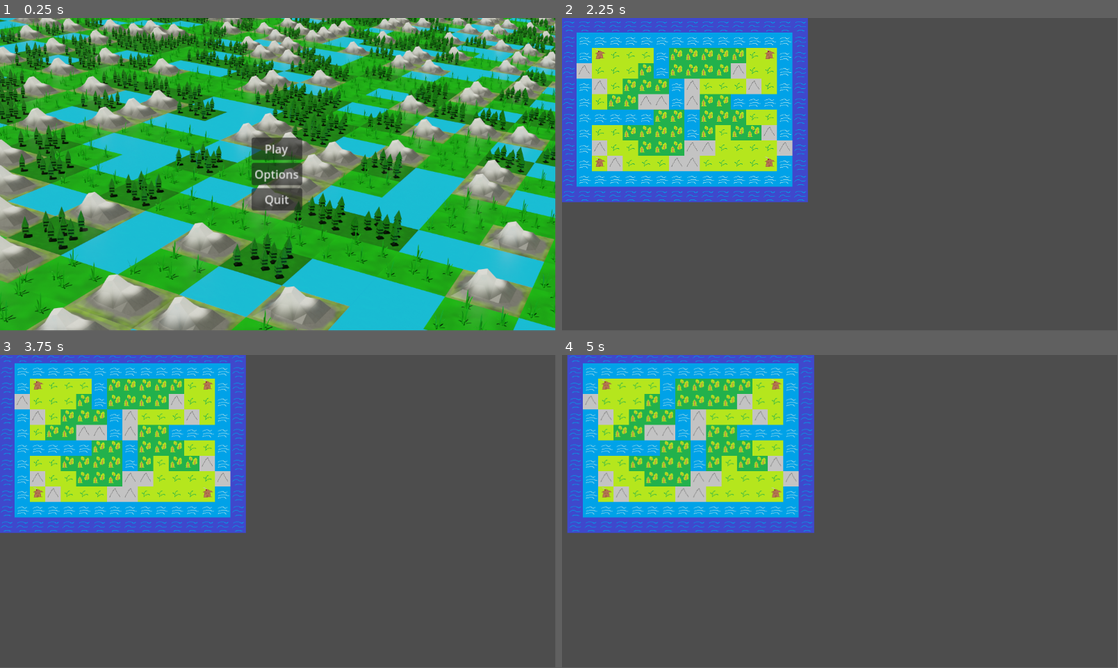
Above: before the commit, frames 1-4 (two rows, left to right).
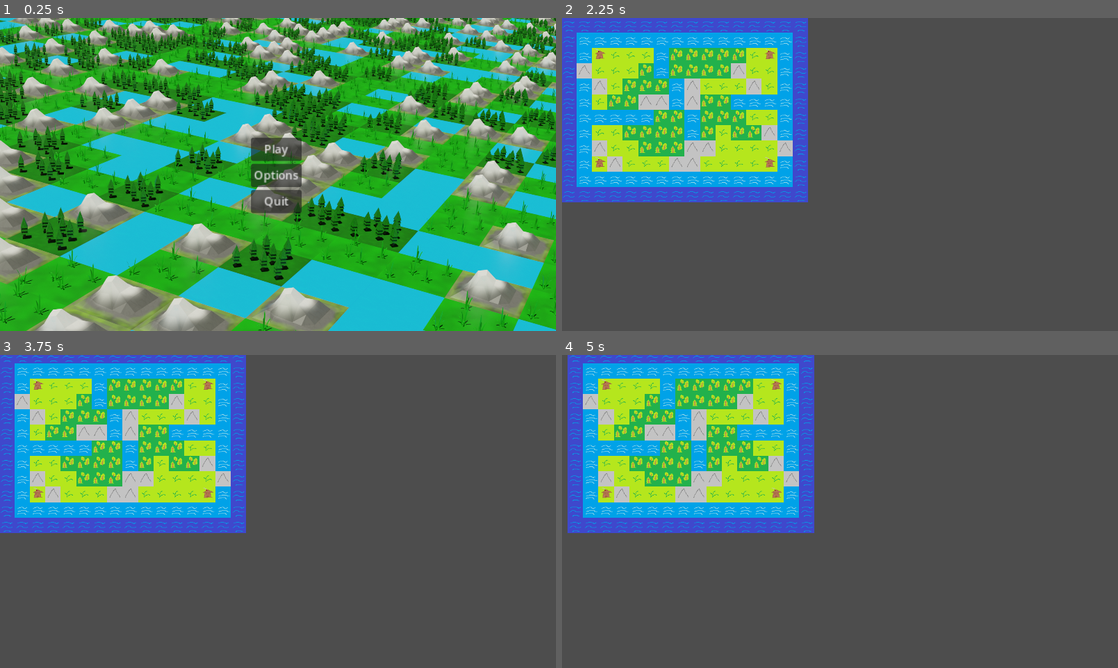
Above: after the commit, the same moments.

Repository: AiJay11/ZPDTestGitHub
Game: Godot game, scene res://scenes/Menu.tscn
Two runs of this game, one before a commit and one after it. Both use one fixed random seed, a clock stepped at 60 frames per second and the inputs below.
Inputs (mouse positions are in pixels of both pictures, inside the frame that each line leads up to):
- Up to frame 1 (0.25 s): no input
- Up to frame 2 (2.25 s): click "Options" at 0.5 s; click "Back" at 1.25 s; click "Play" at 2 s
- Up to frame 3 (3.75 s): tap Enter at 2.75 s; move the mouse to (400, 495) at 2.77 s; click (400, 495) at 2.85 s; tap Space at 3.5 s; move the mouse to (166, 527) at 3.52 s; tap Down (move_camera_down) at 3.6 s
- Up to frame 4 (5 s): tap Enter at 4.25 s; move the mouse to (895, 442) at 4.27 s; tap Left (move_camera_left) at 4.35 s
The window is 799x449 before the commit and 800x450 after it. Grey fills any space a smaller window leaves; there, only what the larger window draws over its background counts as a difference.

The runs differ from the first frame. In frame 1, 18% of the frame differs, in the area x 0-100%, y 0-100%; in frame 2, 3.0%; in frame 3, 2.8%; in frame 4, 3.1%.

Commit message:
nothing
options look

Diff:
--- a/Scripts/Camera2D.gd
+++ b/Scripts/Camera2D.gd
@@ -16,8 +16,8 @@
 	position += input * camera_move_speed * delta
 
 	var camera_zoom_speed = 2
-	var min_zoom = 0.5
-	var max_zoom = 10
+	var min_zoom = 1
+	var max_zoom = 9
 	var zoom_direction
 	zoom_direction = Input.get_axis("zoom_out","zoom_in")
 	var zoom_change = camera_zoom_speed * zoom_direction * delta
--- a/Scripts/Options.gd
+++ b/Scripts/Options.gd
@@ -1,5 +1,41 @@
 extends Control
 
 
-func _on_back_pressed():
+func _on_volume_changed():
+	pass # Replace with function body.
+
+
+func _on_music_changed():
+	pass # Replace with function body.
+
+
+func _on_full_screen_pressed():
+	pass # Replace with function body.
+
+
+func _on_window_pressed():
+	pass # Replace with function body.
+
+
+func _on_v_sync_check_box_pressed():
+	pass # Replace with function body.
+
+
+func _on_latvian_pressed():
+	pass # Replace with function body.
+
+
+func _on_english_pressed():
+	pass # Replace with function body.
+
+
+func _on_back_button_pressed():
 	get_tree().change_scene_to_file("res://scenes/Menu.tscn")
+
+
+func _on_apply_button_pressed():
+	pass # Replace with function body.
+
+
+func _on_reset_button_pressed():
+	pass # Replace with function body.
--- a/project.godot
+++ b/project.godot
@@ -14,6 +14,13 @@
 run/main_scene="res://scenes/Menu.tscn"
 config/features=PackedStringArray("4.2", "GL Compatibility")
 config/icon="res://icon.svg"
+
+[display]
+
+window/size/mode=2
+window/stretch/mode="canvas_items"
+window/vsync/vsync_mode=0
+window/stretch/aspect="keep"
 
 [input]
 
--- a/scenes/Menu.tscn
+++ b/scenes/Menu.tscn
@@ -51,6 +51,10 @@
 layout_mode = 2
 text = "Quit"
 
+[node name="Camera2D" type="Camera2D" parent="."]
+position = Vector2(580, 323)
+scale = Vector2(0.608854, 0.613889)
+
 [connection signal="pressed" from="MarginContainer/VBoxContainer/Play" to="." method="_on_play_pressed"]
 [connection signal="pressed" from="MarginContainer/VBoxContainer/Options" to="." method="_on_options_pressed"]
 [connection signal="pressed" from="MarginContainer/VBoxContainer/Quit" to="." method="_on_quit_pressed"]
--- a/scenes/Options.tscn
+++ b/scenes/Options.tscn
@@ -1,46 +1,162 @@
-[gd_scene load_steps=3 format=3 uid="uid://43mbhhiifoc2"]
+[gd_scene load_steps=2 format=3 uid="uid://43mbhhiifoc2"]
 
 [ext_resource type="Script" path="res://Scripts/Options.gd" id="1_t825q"]
-[ext_resource type="Texture2D" uid="uid://dqg8ymqrwm8f0" path="res://assets/tiles_in_grid.png" id="2_o4cv3"]
 
-[node name="Options" type="Control"]
+[node name="SettingsMenu" type="Control"]
 layout_mode = 3
-anchors_preset = 15
-anchor_right = 1.0
-anchor_bottom = 1.0
+anchors_preset = 0
+offset_right = 920.0
+offset_bottom = 590.0
+size_flags_horizontal = 4
+size_flags_vertical = 0
+script = ExtResource("1_t825q")
+
+[node name="ColorRect" type="ColorRect" parent="."]
+layout_mode = 1
+anchors_preset = -1
+anchor_right = 1.254
+anchor_bottom = 1.095
+offset_left = -32.0
+offset_top = -26.0
+offset_right = 32.3199
+offset_bottom = 33.95
 grow_horizontal = 2
 grow_vertical = 2
-script = ExtResource("1_t825q")
+color = Color(0.415686, 0.415686, 0.415686, 1)
 
-[node name="TilesInGrid" type="Sprite2D" parent="."]
-position = Vector2(579.5, 324.5)
-scale = Vector2(0.608854, 0.613889)
-texture = ExtResource("2_o4cv3")
+[node name="VBoxContainer" type="VBoxContainer" parent="."]
+layout_mode = 1
+offset_left = 26.0
+offset_top = 19.0
+offset_right = 425.0
+offset_bottom = 361.0
+scale = Vector2(1.5, 1.5)
 
-[node name="MarginContainer" type="MarginContainer" parent="."]
+[node name="MasterVolume" type="HBoxContainer" parent="VBoxContainer"]
+layout_mode = 2
+size_flags_vertical = 2
+
+[node name="VolumeLabel" type="Label" parent="VBoxContainer/MasterVolume"]
+layout_mode = 2
+size_flags_horizontal = 2
+text = "Master Volume"
+
+[node name="Volume" type="HSlider" parent="VBoxContainer/MasterVolume"]
+layout_mode = 2
+size_flags_horizontal = 3
+size_flags_vertical = 8
+
+[node name="Music Volume" type="HBoxContainer" parent="VBoxContainer"]
+layout_mode = 2
+size_flags_vertical = 2
+
+[node name="MusicLabel" type="Label" parent="VBoxContainer/Music Volume"]
+layout_mode = 2
+size_flags_horizontal = 2
+text = "Music Volume"
+
+[node name="Music" type="HSlider" parent="VBoxContainer/Music Volume"]
+layout_mode = 2
+size_flags_horizontal = 3
+size_flags_vertical = 4
+
+[node name="DisplayContainer" type="HBoxContainer" parent="VBoxContainer"]
+layout_mode = 2
+size_flags_vertical = 2
+
+[node name="DisplayLabel" type="Label" parent="VBoxContainer/DisplayContainer"]
+layout_mode = 2
+text = "Display"
+
+[node name="FullScreen" type="Button" parent="VBoxContainer/DisplayContainer"]
+layout_mode = 2
+size_flags_horizontal = 8
+text = "Fullscreen"
+
+[node name="Window" type="Button" parent="VBoxContainer/DisplayContainer"]
+layout_mode = 2
+text = "Window"
+
+[node name="VSyncContainer" type="HBoxContainer" parent="VBoxContainer"]
+layout_mode = 2
+size_flags_vertical = 2
+
+[node name="VSyncLabel" type="Label" parent="VBoxContainer/VSyncContainer"]
+layout_mode = 2
+text = "V-Sync"
+
+[node name="V-Sync CheckBox" type="CheckBox" parent="VBoxContainer/VSyncContainer"]
+layout_mode = 2
+
+[node name="LanguagContainer" type="HBoxContainer" parent="VBoxContainer"]
+layout_mode = 2
+size_flags_horizontal = 0
+size_flags_vertical = 0
+
+[node name="LanguageLabel" type="Label" parent="VBoxContainer/LanguagContainer"]
+layout_mode = 2
+text = "Language"
+
+[node name="Latvian" type="Button" parent="VBoxContainer/LanguagContainer"]
+layout_mode = 2
+text = "Latvian"
+
+[node name="English" type="Button" parent="VBoxContainer/LanguagContainer"]
+layout_mode = 2
+text = "English"
+
+[node name="BackButton" type="Button" parent="."]
 layout_mode = 1
 anchors_preset = 2
 anchor_top = 1.0
 anchor_bottom = 1.0
-offset_left = 9.0
-offset_top = -73.0
-offset_right = 57.0
-offset_bottom = -41.0
+offset_left = 768.0
+offset_top = -33.0
+offset_right = 813.0
+offset_bottom = -2.0
 grow_vertical = 0
 scale = Vector2(2, 2)
-
-[node name="VBoxContainer" type="VBoxContainer" parent="MarginContainer"]
-layout_mode = 2
-
-[node name="Back" type="Button" parent="MarginContainer/VBoxContainer"]
-layout_mode = 2
-size_flags_horizontal = 0
-size_flags_vertical = 8
 text = "Back"
 
-[node name="HBoxContainer" type="HBoxContainer" parent="."]
-layout_mode = 0
-offset_right = 40.0
-offset_bottom = 40.0
+[node name="ApplyButton" type="Button" parent="."]
+layout_mode = 1
+anchors_preset = 3
+anchor_left = 1.0
+anchor_top = 1.0
+anchor_right = 1.0
+anchor_bottom = 1.0
+offset_left = -50.0
+offset_top = -33.0
+offset_right = 2.0
+offset_bottom = -2.0
+grow_horizontal = 0
+grow_vertical = 0
+scale = Vector2(2, 2)
+text = "Apply"
 
-[connection signal="pressed" from="MarginContainer/VBoxContainer/Back" to="." method="_on_back_pressed"]
+[node name="ResetButton" type="Button" parent="."]
+layout_mode = 1
+anchors_preset = 3
+anchor_left = 1.0
+anchor_top = 1.0
+anchor_right = 1.0
+anchor_bottom = 1.0
+offset_left = 65.0
+offset_top = -33.0
+offset_right = 116.0
+offset_bottom = -2.0
+grow_horizontal = 0
+grow_vertical = 0
+scale = Vector2(2, 2)
+text = "Reset"
+
+[connection signal="changed" from="VBoxContainer/MasterVolume/Volume" to="." method="_on_volume_changed"]
+[connection signal="changed" from="VBoxContainer/Music Volume/Music" to="." method="_on_music_changed"]
+[connection signal="pressed" from="VBoxContainer/DisplayContainer/FullScreen" to="." method="_on_full_screen_pressed"]
+[connection signal="pressed" from="VBoxContainer/DisplayContainer/Window" to="." method="_on_window_pressed"]
+[connection signal="pressed" from="VBoxContainer/VSyncContainer/V-Sync CheckBox" to="." method="_on_v_sync_check_box_pressed"]
+[connection signal="pressed" from="VBoxContainer/LanguagContainer/Latvian" to="." method="_on_latvian_pressed"]
+[connection signal="pressed" from="VBoxContainer/LanguagContainer/English" to="." method="_on_english_pressed"]
+[connection signal="pressed" from="BackButton" to="." method="_on_back_button_pressed"]
+[connection signal="pressed" from="ApplyButton" to="." method="_on_apply_button_pressed"]
+[connection signal="pressed" from="ResetButton" to="." method="_on_reset_button_pressed"]
Not shown, added: scenes/Opt35BB.tmp
Not shown, added: scenes/OptF056.tmp
